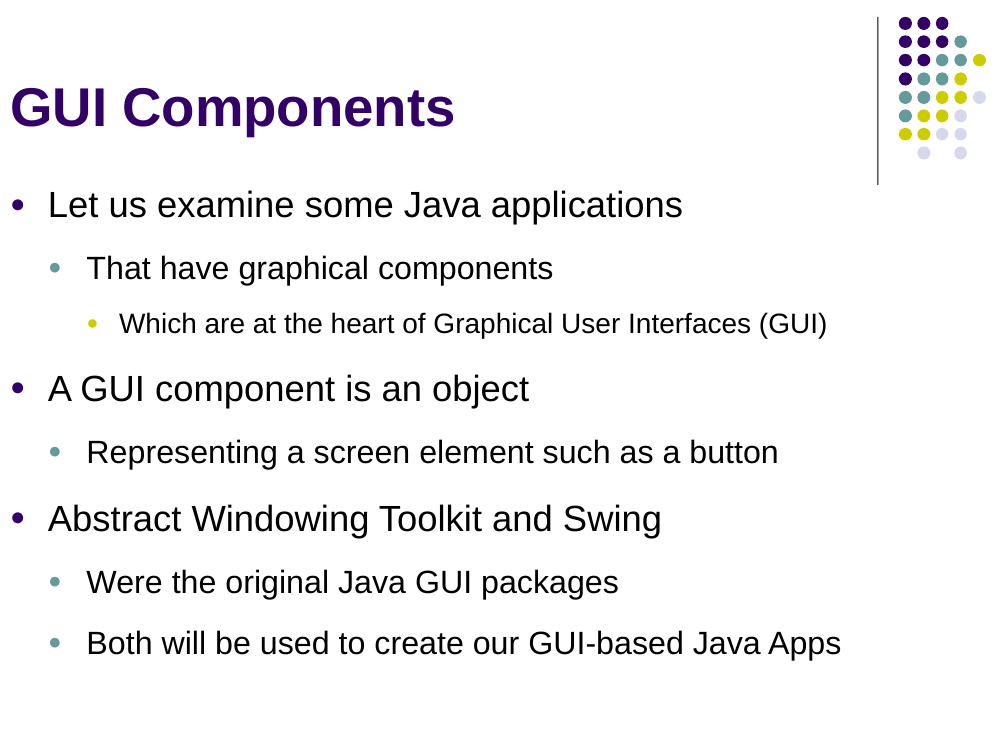
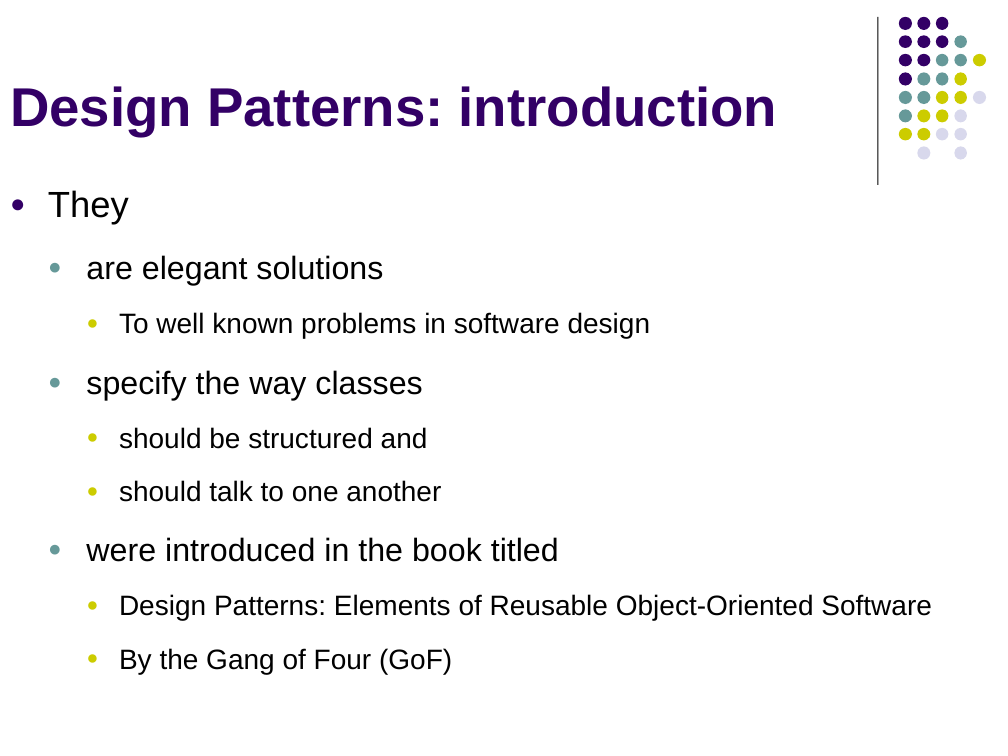
Before and after one commit to wissamfawaz/lau-coe312-data-structures, a slide deck: slide 2 of slides/Lecture4.pptx. Drawn at 1008x756 pixels with LibreOffice and Linux fonts; fonts in the diff are those of the drawing. Boxes give left, top, right and bottom in pixels: in the first picture for what was removed or moved away, otherwise in the second. Text is boxed around its words. In the diff, an @@ line names an element or a change of style, - is before the commit and + after.

Commit message:
Updated 4th set of lecture slides

```diff
--- a/slides/Lecture4.pptx
+++ b/slides/Lecture4.pptx
@@ title at bbox=[10, 86, 777, 136]: text changed @@
-GUI Components
+Design Patterns: introduction
@@ text at bbox=[48, 190, 932, 674]: text changed; size 23 to 20 pt @@
-● Let us examine some Java applications
-  ● That have graphical components
-    ● Which are at the heart of Graphical User Interfaces (GUI)
-● A GUI component is an object
-  ● Representing a screen element such as a button
-● Abstract Windowing Toolkit and Swing
-  ● Were the original Java GUI packages
-  ● Both will be used to create our GUI-based Java Apps
+● They
+  ● are elegant solutions
+    ● To well known problems in software design
+  ● specify the way classes
+    ● should be structured and
+    ● should talk to one another
+  ● were introduced in the book titled
+    ● Design Patterns: Elements of Reusable Object-Oriented Software
+    ● By the Gang of Four (GoF)
```
Also in this commit, not shown: 1 other slide changed, 6 slides added, 4 slides removed.
